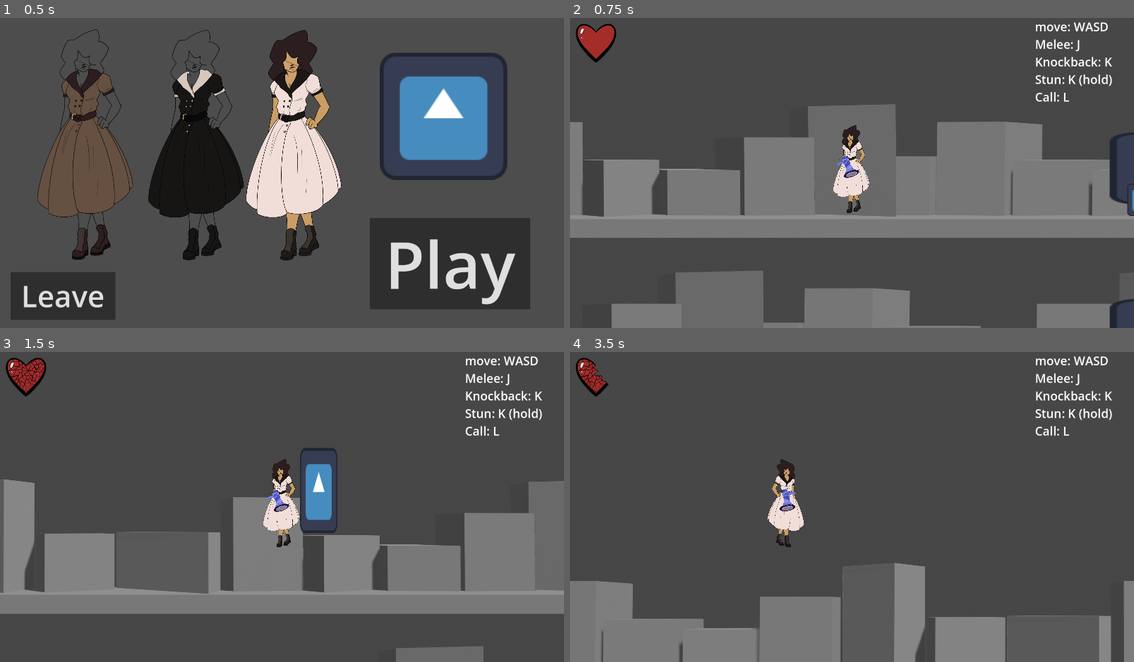
Above: before the commit, frames 1-4 (two rows, left to right).
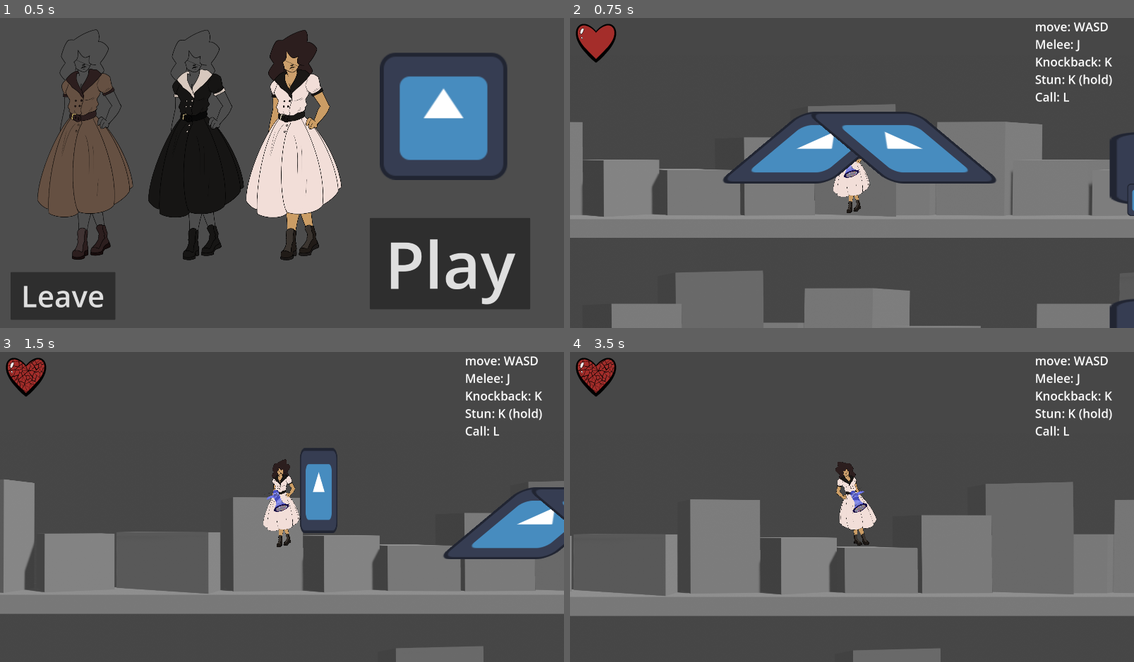
Above: after the commit, the same moments.

Repository: MaddMavv/Project-Doll-House
Game: Godot game, scene res://main menu.tscn
The game is run twice, just before and just after one commit, with the same random seed, the same clock (stepped at 60 frames per second) and the same inputs. The engine's default icon, where the game draws it, is replaced by a stand-in: a white triangle on a blue panel in a dark square.
Inputs:
- Up to frame 1 (0.5 s): no input
- Up to frame 2 (0.75 s): click "Play" at 0.5 s
- Up to frame 3 (1.5 s): tap Enter (ui_accept) at 1.25 s; hold Right (ui_right) from 1.28 s (still down); tap K (attack) at 1.35 s
- Up to frame 4 (3.5 s): tap Enter (ui_accept) at 1.52, 2.27 s; tap K (attack) at 2.1, 3.05 s; release Right (ui_right) at 2.78 s; hold Left (ui_left) from 2.78 s (still down); tap J (melee) at 2.85 s

Frame 1 is identical in both runs. In frame 2, 7.3% of the frame differs, in the area x 27-76%, y 30-54%; in frame 3, 3.2%; in frame 4, 35%, in the area x 0-100%, y 1-100%.

Commit message:
warns you of trains now

Diff:
--- a/First Prototype copy 2/Level.gd
+++ b/First Prototype copy 2/Level.gd
@@ -4,6 +4,7 @@
 var knock = preload("res://knockback_projectile.tscn")
 var stun = preload("res://stun_projectile.tscn")
 var train = preload("res://train.tscn")
+var warn = preload("res://warning.tscn")
 var player
 var pain = false
 var howLong = 0;
@@ -34,16 +35,32 @@
 			print("cool ig")
 			stunAttack();
 		pain = false;
-		howLong = 0;
-	trainWait += 1;
-	if trainWait == 100:
-		whichTrain = randi_range(1,3)
-		var trainTemp = train.instantiate()
-		add_child(trainTemp)
-		if whichTrain == 1:
-			trainTemp.position = Vector2(6807, -244)
-		if whichTrain == 2:
-			trainTemp.position = Vector2(6807, 325)
-		if whichTrain == 3:
-			trainTemp.position = Vector2(6807, 894)
-		trainWait = 0
+
+
+
+func _on_train_moment_timeout():
+	var trainTemp = train.instantiate()
+	add_child(trainTemp)
+	if whichTrain == 1:
+		trainTemp.position = Vector2(6807, -244)
+	if whichTrain == 2:
+		trainTemp.position = Vector2(6807, 325)
+	if whichTrain == 3:
+		trainTemp.position = Vector2(6807, 894)
+
+	$Warning.start()
+
+func _on_warning_timeout():
+	whichTrain = randi_range(1,3)
+	var warnTemp = warn.instantiate()
+	add_child(warnTemp)
+	player = get_node("../world/BarB")
+
+	if whichTrain == 1:
+		warnTemp.position = Vector2(player.position.x, -254)
+	elif whichTrain == 2:
+		warnTemp.position = Vector2(player.position.x, 315)
+	elif whichTrain == 3:
+		warnTemp.position = Vector2(player.position.x, 884)
+
+	$TrainMoment.start()
--- a/First Prototype copy 2/Level.tscn
+++ b/First Prototype copy 2/Level.tscn
@@ -11,6 +11,7 @@
 [ext_resource type="Texture2D" uid="uid://c0etm0pbcbkcv" path="res://assests/ow3.png" id="9_bahfv"]
 [ext_resource type="Script" path="res://health.gd" id="10_qka28"]
 [ext_resource type="PackedScene" uid="uid://cj6b2lg5ei1s2" path="res://train.tscn" id="11_84rjj"]
+[ext_resource type="PackedScene" uid="uid://cxcj25w823gqj" path="res://warning.tscn" id="12_l47m2"]
 
 [sub_resource type="RectangleShape2D" id="RectangleShape2D_c2egh"]
 size = Vector2(263.5, 8044.75)
@@ -165,7 +166,6 @@
 
 [node name="CollisionShape2D2" type="CollisionShape2D" parent="Gray/Shelf 1/NonTexturedLevel2/Boxs/self"]
 position = Vector2(-117.472, -2738.09)
-scale = Vector2(1, 1)
 shape = SubResource("RectangleShape2D_c2egh")
 
 [node name="CollisionShape2D28" type="CollisionShape2D" parent="Gray/Shelf 1/NonTexturedLevel2/Boxs/self"]
@@ -181,79 +181,66 @@
 
 [node name="CollisionShape2D30" type="CollisionShape2D" parent="Gray/Shelf 1/NonTexturedLevel2/Boxs/StaticBody2D2"]
 position = Vector2(117, 771.277)
-scale = Vector2(1, 1)
 shape = SubResource("RectangleShape2D_hkowt")
 one_way_collision = true
 
 [node name="CollisionShape2D" type="CollisionShape2D" parent="Gray/Shelf 1/NonTexturedLevel2/Boxs/StaticBody2D2"]
 position = Vector2(597.732, 554.474)
-scale = Vector2(1, 1)
 shape = SubResource("RectangleShape2D_0ptvq")
 one_way_collision = true
 
 [node name="CollisionShape2D3" type="CollisionShape2D" parent="Gray/Shelf 1/NonTexturedLevel2/Boxs/StaticBody2D2"]
 position = Vector2(1088.25, 787.84)
-scale = Vector2(1, 1)
 shape = SubResource("RectangleShape2D_td5n8")
 one_way_collision = true
 
 [node name="CollisionShape2D6" type="CollisionShape2D" parent="Gray/Shelf 1/NonTexturedLevel2/Boxs/StaticBody2D2"]
 position = Vector2(1537.24, 851.031)
-scale = Vector2(1, 1)
 shape = SubResource("RectangleShape2D_81mux")
 one_way_collision = true
 
 [node name="CollisionShape2D7" type="CollisionShape2D" parent="Gray/Shelf 1/NonTexturedLevel2/Boxs/StaticBody2D2"]
 position = Vector2(2068.04, 631.812)
-scale = Vector2(1, 1)
 shape = SubResource("RectangleShape2D_tjtn3")
 one_way_collision = true
 
 [node name="CollisionShape2D17" type="CollisionShape2D" parent="Gray/Shelf 1/NonTexturedLevel2/Boxs/StaticBody2D2"]
 position = Vector2(2617.76, 427.06)
-scale = Vector2(1, 1)
 shape = SubResource("RectangleShape2D_6dhhc")
 one_way_collision = true
 
 [node name="CollisionShape2D8" type="CollisionShape2D" parent="Gray/Shelf 1/NonTexturedLevel2/Boxs/StaticBody2D2"]
 position = Vector2(3164.69, 776.152)
-scale = Vector2(1, 1)
 shape = SubResource("RectangleShape2D_1oofy")
 one_way_collision = true
 
 [node name="CollisionShape2D9" type="CollisionShape2D" parent="Gray/Shelf 1/NonTexturedLevel2/Boxs/StaticBody2D2"]
 position = Vector2(3782.92, 763.362)
-scale = Vector2(1, 1)
 shape = SubResource("RectangleShape2D_r3fd0")
 one_way_collision = true
 
 [node name="CollisionShape2D10" type="CollisionShape2D" parent="Gray/Shelf 1/NonTexturedLevel2/Boxs/StaticBody2D2"]
 position = Vector2(4402.66, 529.436)
-scale = Vector2(1, 1)
 shape = SubResource("RectangleShape2D_gve6h")
 one_way_collision = true
 
 [node name="CollisionShape2D11" type="CollisionShape2D" parent="Gray/Shelf 1/NonTexturedLevel2/Boxs/StaticBody2D2"]
 position = Vector2(4930.5, 779.539)
-scale = Vector2(1, 1)
 shape = SubResource("RectangleShape2D_08v14")
 one_way_collision = true
 
 [node name="CollisionShape2D12" type="CollisionShape2D" parent="Gray/Shelf 1/NonTexturedLevel2/Boxs/StaticBody2D2"]
 position = Vector2(5455.56, 850.815)
-scale = Vector2(1, 1)
 shape = SubResource("RectangleShape2D_ulfob")
 one_way_collision = true
 
 [node name="CollisionShape2D15" type="CollisionShape2D" parent="Gray/Shelf 1/NonTexturedLevel2/Boxs/StaticBody2D2"]
 position = Vector2(5886.01, 630.143)
-scale = Vector2(1, 1)
 shape = SubResource("RectangleShape2D_bfkml")
 one_way_collision = true
 
 [node name="CollisionShape2D16" type="CollisionShape2D" parent="Gray/Shelf 1/NonTexturedLevel2/Boxs/StaticBody2D2"]
 position = Vector2(6409.02, 425.754)
-scale = Vector2(1, 1)
 shape = SubResource("RectangleShape2D_4n4es")
 one_way_collision = true
 
@@ -277,25 +264,21 @@
 
 [node name="CollisionShape2D30" type="CollisionShape2D" parent="Gray/Shelf 1/NonTexturedLevel5/Boxs/StaticBody2D2"]
 position = Vector2(111.71, 764.044)
-scale = Vector2(1, 1)
 shape = SubResource("RectangleShape2D_8vpkb")
 one_way_collision = true
 
 [node name="CollisionShape2D" type="CollisionShape2D" parent="Gray/Shelf 1/NonTexturedLevel5/Boxs/StaticBody2D2"]
 position = Vector2(595.834, 535.73)
-scale = Vector2(1, 1)
 shape = SubResource("RectangleShape2D_sjbbk")
 one_way_collision = true
 
 [node name="CollisionShape2D3" type="CollisionShape2D" parent="Gray/Shelf 1/NonTexturedLevel5/Boxs/StaticBody2D2"]
 position = Vector2(1088.25, 777.757)
-scale = Vector2(1, 1)
 shape = SubResource("RectangleShape2D_oyq4e")
 one_way_collision = true
 
 [node name="CollisionShape2D6" type="CollisionShape2D" parent="Gray/Shelf 1/NonTexturedLevel5/Boxs/StaticBody2D2"]
 position = Vector2(1539.48, 854.37)
-scale = Vector2(1, 1)
 shape = SubResource("RectangleShape2D_dgcif")
 one_way_collision = true
 
@@ -311,7 +294,6 @@
 
 [node name="CollisionShape2D8" type="CollisionShape2D" parent="Gray/Shelf 1/NonTexturedLevel5/Boxs/StaticBody2D2"]
 position = Vector2(3164.15, 770.588)
-scale = Vector2(1, 1)
 shape = SubResource("RectangleShape2D_55dyn")
 one_way_collision = true
 
@@ -332,25 +314,21 @@
 
 [node name="CollisionShape2D12" type="CollisionShape2D" parent="Gray/Shelf 1/NonTexturedLevel5/Boxs/StaticBody2D2"]
 position = Vector2(5455.37, 847.693)
-scale = Vector2(1, 1)
 shape = SubResource("RectangleShape2D_x46jd")
 one_way_collision = true
 
 [node name="CollisionShape2D13" type="CollisionShape2D" parent="Gray/Shelf 1/NonTexturedLevel5/Boxs/StaticBody2D2"]
 position = Vector2(6899.01, 772.92)
-scale = Vector2(1, 1)
 shape = SubResource("RectangleShape2D_k7swm")
 one_way_collision = true
 
 [node name="CollisionShape2D15" type="CollisionShape2D" parent="Gray/Shelf 1/NonTexturedLevel5/Boxs/StaticBody2D2"]
 position = Vector2(6405.69, 425.731)
-scale = Vector2(1, 1)
 shape = SubResource("RectangleShape2D_6rg8g")
 one_way_collision = true
 
 [node name="CollisionShape2D16" type="CollisionShape2D" parent="Gray/Shelf 1/NonTexturedLevel5/Boxs/StaticBody2D2"]
 position = Vector2(5888.33, 646.063)
-scale = Vector2(1, 1)
 shape = SubResource("RectangleShape2D_igdwl")
 one_way_collision = true
 
@@ -380,79 +358,66 @@
 
 [node name="CollisionShape2D30" type="CollisionShape2D" parent="Gray/Shelf 2/NonTexturedLevel2/Boxs/StaticBody2D2"]
 position = Vector2(117, 771.277)
-scale = Vector2(1, 1)
 shape = SubResource("RectangleShape2D_hkowt")
 one_way_collision = true
 
 [node name="CollisionShape2D" type="CollisionShape2D" parent="Gray/Shelf 2/NonTexturedLevel2/Boxs/StaticBody2D2"]
 position = Vector2(597.732, 554.474)
-scale = Vector2(1, 1)
 shape = SubResource("RectangleShape2D_0ptvq")
 one_way_collision = true
 
 [node name="CollisionShape2D3" type="CollisionShape2D" parent="Gray/Shelf 2/NonTexturedLevel2/Boxs/StaticBody2D2"]
 position = Vector2(1088.25, 776.644)
-scale = Vector2(1, 1)
 shape = SubResource("RectangleShape2D_mtsp6")
 one_way_collision = true
 
 [node name="CollisionShape2D6" type="CollisionShape2D" parent="Gray/Shelf 2/NonTexturedLevel2/Boxs/StaticBody2D2"]
 position = Vector2(1537.24, 851.031)
-scale = Vector2(1, 1)
 shape = SubResource("RectangleShape2D_81mux")
 one_way_collision = true
 
 [node name="CollisionShape2D7" type="CollisionShape2D" parent="Gray/Shelf 2/NonTexturedLevel2/Boxs/StaticBody2D2"]
 position = Vector2(2068.04, 631.812)
-scale = Vector2(1, 1)
 shape = SubResource("RectangleShape2D_tjtn3")
 one_way_collision = true
 
 [node name="CollisionShape2D17" type="CollisionShape2D" parent="Gray/Shelf 2/NonTexturedLevel2/Boxs/StaticBody2D2"]
 position = Vector2(2617.76, 427.06)
-scale = Vector2(1, 1)
 shape = SubResource("RectangleShape2D_6dhhc")
 one_way_collision = true
 
 [node name="CollisionShape2D8" type="CollisionShape2D" parent="Gray/Shelf 2/NonTexturedLevel2/Boxs/StaticBody2D2"]
 position = Vector2(3164.69, 776.152)
-scale = Vector2(1, 1)
 shape = SubResource("RectangleShape2D_1oofy")
 one_way_collision = true
 
 [node name="CollisionShape2D9" type="CollisionShape2D" parent="Gray/Shelf 2/NonTexturedLevel2/Boxs/StaticBody2D2"]
 position = Vector2(3782.92, 763.362)
-scale = Vector2(1, 1)
 shape = SubResource("RectangleShape2D_r3fd0")
 one_way_collision = true
 
 [node name="CollisionShape2D10" type="CollisionShape2D" parent="Gray/Shelf 2/NonTexturedLevel2/Boxs/StaticBody2D2"]
 position = Vector2(4402.66, 529.436)
-scale = Vector2(1, 1)
 shape = SubResource("RectangleShape2D_gve6h")
 one_way_collision = true
 
 [node name="CollisionShape2D11" type="CollisionShape2D" parent="Gray/Shelf 2/NonTexturedLevel2/Boxs/StaticBody2D2"]
 position = Vector2(4930.5, 779.539)
-scale = Vector2(1, 1)
 shape = SubResource("RectangleShape2D_08v14")
 one_way_collision = true
 
 [node name="CollisionShape2D12" type="CollisionShape2D" parent="Gray/Shelf 2/NonTexturedLevel2/Boxs/StaticBody2D2"]
 position = Vector2(5455.56, 850.815)
-scale = Vector2(1, 1)
 shape = SubResource("RectangleShape2D_ulfob")
 one_way_collision = true
 
 [node name="CollisionShape2D15" type="CollisionShape2D" parent="Gray/Shelf 2/NonTexturedLevel2/Boxs/StaticBody2D2"]
 position = Vector2(5886.01, 630.143)
-scale = Vector2(1, 1)
 shape = SubResource("RectangleShape2D_bfkml")
 one_way_collision = true
 
 [node name="CollisionShape2D16" type="CollisionShape2D" parent="Gray/Shelf 2/NonTexturedLevel2/Boxs/StaticBody2D2"]
 position = Vector2(6409.02, 425.754)
-scale = Vector2(1, 1)
 shape = SubResource("RectangleShape2D_4n4es")
 one_way_collision = true
 
@@ -478,25 +443,21 @@
 
 [node name="CollisionShape2D30" type="CollisionShape2D" parent="Gray/Shelf 2/NonTexturedLevel5/Boxs/StaticBody2D2"]
 position = Vector2(111.71, 764.044)
-scale = Vector2(1, 1)
 shape = SubResource("RectangleShape2D_8vpkb")
 one_way_collision = true
 
 [node name="CollisionShape2D" type="CollisionShape2D" parent="Gray/Shelf 2/NonTexturedLevel5/Boxs/StaticBody2D2"]
 position = Vector2(595.834, 535.73)
-scale = Vector2(1, 1)
 shape = SubResource("RectangleShape2D_sjbbk")
 one_way_collision = true
 
 [node name="CollisionShape2D3" type="CollisionShape2D" parent="Gray/Shelf 2/NonTexturedLevel5/Boxs/StaticBody2D2"]
 position = Vector2(1088.25, 777.757)
-scale = Vector2(1, 1)
 shape = SubResource("RectangleShape2D_oyq4e")
 one_way_collision = true
 
 [node name="CollisionShape2D6" type="CollisionShape2D" parent="Gray/Shelf 2/NonTexturedLevel5/Boxs/StaticBody2D2"]
 position = Vector2(1539.48, 854.37)
-scale = Vector2(1, 1)
 shape = SubResource("RectangleShape2D_dgcif")
 one_way_collision = true
 
@@ -512,7 +473,6 @@
 
 [node name="CollisionShape2D8" type="CollisionShape2D" parent="Gray/Shelf 2/NonTexturedLevel5/Boxs/StaticBody2D2"]
 position = Vector2(3164.15, 770.588)
-scale = Vector2(1, 1)
 shape = SubResource("RectangleShape2D_55dyn")
 one_way_collision = true
 
@@ -533,25 +493,21 @@
 
 [node name="CollisionShape2D12" type="CollisionShape2D" parent="Gray/Shelf 2/NonTexturedLevel5/Boxs/StaticBody2D2"]
 position = Vector2(5455.37, 847.693)
-scale = Vector2(1, 1)
 shape = SubResource("RectangleShape2D_x46jd")
 one_way_collision = true
 
 [node name="CollisionShape2D13" type="CollisionShape2D" parent="Gray/Shelf 2/NonTexturedLevel5/Boxs/StaticBody2D2"]
 position = Vector2(6899.01, 772.92)
-scale = Vector2(1, 1)
 shape = SubResource("RectangleShape2D_k7swm")
 one_way_collision = true
 
 [node name="CollisionShape2D15" type="CollisionShape2D" parent="Gray/Shelf 2/NonTexturedLevel5/Boxs/StaticBody2D2"]
 position = Vector2(6405.69, 425.731)
-scale = Vector2(1, 1)
 shape = SubResource("RectangleShape2D_6rg8g")
 one_way_collision = true
 
 [node name="CollisionShape2D16" type="CollisionShape2D" parent="Gray/Shelf 2/NonTexturedLevel5/Boxs/StaticBody2D2"]
 position = Vector2(5888.33, 646.063)
-scale = Vector2(1, 1)
 shape = SubResource("RectangleShape2D_igdwl")
 one_way_collision = true
 
@@ -581,79 +537,66 @@
 
 [node name="CollisionShape2D30" type="CollisionShape2D" parent="Gray/Shelf 3/NonTexturedLevel2/Boxs/StaticBody2D2"]
 position = Vector2(117, 771.277)
-scale = Vector2(1, 1)
 shape = SubResource("RectangleShape2D_hkowt")
 one_way_collision = true
 
 [node name="CollisionShape2D" type="CollisionShape2D" parent="Gray/Shelf 3/NonTexturedLevel2/Boxs/StaticBody2D2"]
 position = Vector2(597.732, 554.474)
-scale = Vector2(1, 1)
 shape = SubResource("RectangleShape2D_0ptvq")
 one_way_collision = true
 
 [node name="CollisionShape2D3" type="CollisionShape2D" parent="Gray/Shelf 3/NonTexturedLevel2/Boxs/StaticBody2D2"]
 position = Vector2(1088.25, 776.644)
-scale = Vector2(1, 1)
 shape = SubResource("RectangleShape2D_mtsp6")
 one_way_collision = true
 
 [node name="CollisionShape2D6" type="CollisionShape2D" parent="Gray/Shelf 3/NonTexturedLevel2/Boxs/StaticBody2D2"]
 position = Vector2(1537.24, 851.031)
-scale = Vector2(1, 1)
 shape = SubResource("RectangleShape2D_81mux")
 one_way_collision = true
 
 [node name="CollisionShape2D7" type="CollisionShape2D" parent="Gray/Shelf 3/NonTexturedLevel2/Boxs/StaticBody2D2"]
 position = Vector2(2068.04, 631.812)
-scale = Vector2(1, 1)
 shape = SubResource("RectangleShape2D_tjtn3")
 one_way_collision = true
 
 [node name="CollisionShape2D17" type="CollisionShape2D" parent="Gray/Shelf 3/NonTexturedLevel2/Boxs/StaticBody2D2"]
 position = Vector2(2617.76, 427.06)
-scale = Vector2(1, 1)
 shape = SubResource("RectangleShape2D_6dhhc")
 one_way_collision = true
 
 [node name="CollisionShape2D8" type="CollisionShape2D" parent="Gray/Shelf 3/NonTexturedLevel2/Boxs/StaticBody2D2"]
 position = Vector2(3164.69, 776.152)
-scale = Vector2(1, 1)
 shape = SubResource("RectangleShape2D_1oofy")
 one_way_collision = true
 
 [node name="CollisionShape2D9" type="CollisionShape2D" parent="Gray/Shelf 3/NonTexturedLevel2/Boxs/StaticBody2D2"]
 position = Vector2(3782.92, 763.362)
-scale = Vector2(1, 1)
 shape = SubResource("RectangleShape2D_r3fd0")
 one_way_collision = true
 
 [node name="CollisionShape2D10" type="CollisionShape2D" parent="Gray/Shelf 3/NonTexturedLevel2/Boxs/StaticBody2D2"]
 position = Vector2(4402.66, 529.436)
-scale = Vector2(1, 1)
 shape = SubResource("RectangleShape2D_gve6h")
 one_way_collision = true
 
 [node name="CollisionShape2D11" type="CollisionShape2D" parent="Gray/Shelf 3/NonTexturedLevel2/Boxs/StaticBody2D2"]
 position = Vector2(4930.5, 779.539)
-scale = Vector2(1, 1)
 shape = SubResource("RectangleShape2D_08v14")
 one_way_collision = true
 
 [node name="CollisionShape2D12" type="CollisionShape2D" parent="Gray/Shelf 3/NonTexturedLevel2/Boxs/StaticBody2D2"]
 position = Vector2(5455.56, 850.815)
-scale = Vector2(1, 1)
 shape = SubResource("RectangleShape2D_ulfob")
 one_way_collision = true
 
 [node name="CollisionShape2D15" type="CollisionShape2D" parent="Gray/Shelf 3/NonTexturedLevel2/Boxs/StaticBody2D2"]
 position = Vector2(5886.01, 630.143)
-scale = Vector2(1, 1)
 shape = SubResource("RectangleShape2D_bfkml")
 one_way_collision = true
 
 [node name="CollisionShape2D16" type="CollisionShape2D" parent="Gray/Shelf 3/NonTexturedLevel2/Boxs/StaticBody2D2"]
 position = Vector2(6409.02, 425.754)
-scale = Vector2(1, 1)
 shape = SubResource("RectangleShape2D_4n4es")
 one_way_collision = true
 
@@ -679,25 +622,21 @@
 
 [node name="CollisionShape2D30" type="CollisionShape2D" parent="Gray/Shelf 3/NonTexturedLevel5/Boxs/StaticBody2D2"]
 position = Vector2(111.71, 764.044)
-scale = Vector2(1, 1)
 shape = SubResource("RectangleShape2D_8vpkb")
 one_way_collision = true
 
 [node name="CollisionShape2D" type="CollisionShape2D" parent="Gray/Shelf 3/NonTexturedLevel5/Boxs/StaticBody2D2"]
 position = Vector2(595.834, 535.73)
-scale = Vector2(1, 1)
 shape = SubResource("RectangleShape2D_sjbbk")
 one_way_collision = true
 
 [node name="CollisionShape2D3" type="CollisionShape2D" parent="Gray/Shelf 3/NonTexturedLevel5/Boxs/StaticBody2D2"]
 position = Vector2(1088.25, 777.757)
-scale = Vector2(1, 1)
 shape = SubResource("RectangleShape2D_oyq4e")
 one_way_collision = true
 
 [node name="CollisionShape2D6" type="CollisionShape2D" parent="Gray/Shelf 3/NonTexturedLevel5/Boxs/StaticBody2D2"]
 position = Vector2(1539.48, 854.37)
-scale = Vector2(1, 1)
 shape = SubResource("RectangleShape2D_dgcif")
 one_way_collision = true
 
@@ -713,7 +652,6 @@
 
 [node name="CollisionShape2D8" type="CollisionShape2D" parent="Gray/Shelf 3/NonTexturedLevel5/Boxs/StaticBody2D2"]
 position = Vector2(3164.15, 770.588)
-scale = Vector2(1, 1)
 shape = SubResource("RectangleShape2D_55dyn")
 one_way_collision = true
 
@@ -734,25 +672,21 @@
 
 [node name="CollisionShape2D12" type="CollisionShape2D" parent="Gray/Shelf 3/NonTexturedLevel5/Boxs/StaticBody2D2"]
 position = Vector2(5455.37, 847.693)
-scale = Vector2(1, 1)
 shape = SubResource("RectangleShape2D_x46jd")
 one_way_collision = true
 
 [node name="CollisionShape2D13" type="CollisionShape2D" parent="Gray/Shelf 3/NonTexturedLevel5/Boxs/StaticBody2D2"]
 position = Vector2(6899.01, 772.92)
-scale = Vector2(1, 1)
 shape = SubResource("RectangleShape2D_k7swm")
 one_way_collision = true
 
 [node name="CollisionShape2D15" type="CollisionShape2D" parent="Gray/Shelf 3/NonTexturedLevel5/Boxs/StaticBody2D2"]
 position = Vector2(6405.69, 425.731)
-scale = Vector2(1, 1)
 shape = SubResource("RectangleShape2D_6rg8g")
 one_way_collision = true
 
 [node name="CollisionShape2D16" type="CollisionShape2D" parent="Gray/Shelf 3/NonTexturedLevel5/Boxs/StaticBody2D2"]
 position = Vector2(5888.33, 646.063)
-scale = Vector2(1, 1)
 shape = SubResource("RectangleShape2D_igdwl")
 one_way_collision = true
 
@@ -803,3 +737,18 @@
 
 [node name="Train3" parent="." instance=ExtResource("11_84rjj")]
 position = Vector2(6807, 894)
+
+[node name="Node2D" parent="." instance=ExtResource("12_l47m2")]
+position = Vector2(3066, -315)
+
+[node name="Warning" type="Timer" parent="."]
+wait_time = 3.0
+one_shot = true
+autostart = true
+
+[node name="TrainMoment" type="Timer" parent="."]
+wait_time = 2.0
+one_shot = true
+
+[connection signal="timeout" from="Warning" to="." method="_on_warning_timeout"]
+[connection signal="timeout" from="TrainMoment" to="." method="_on_train_moment_timeout"]
--- a/First Prototype copy 2/train.gd
+++ b/First Prototype copy 2/train.gd
@@ -7,8 +7,7 @@
 var gravity = ProjectSettings.get_setting("physics/2d/default_gravity")
 # Called when the node enters the scene tree for the first time.
 func _ready():
-	pass # Replace with function body.
-
+	pass;
 
 # Called every frame. 'delta' is the elapsed time since the previous frame.
 func _process(delta):
--- /dev/null
+++ b/First Prototype copy 2/warning.gd
@@ -0,0 +1,25 @@
+extends Node2D
+
+var vis = true;
+# Called when the node enters the scene tree for the first time.
+func _ready():
+	pass # Replace with function body.
+
+
+# Called every frame. 'delta' is the elapsed time since the previous frame.
+func _process(delta):
+	pass
+
+
+
+func _on_timer_timeout():
+	if vis == true:
+		self.visible = false
+		vis = false
+	else:
+		self.visible = true
+		vis = true
+
+
+func _on_timer_2_timeout():
+	queue_free()
--- /dev/null
+++ b/First Prototype copy 2/warning.tscn
@@ -0,0 +1,29 @@
+[gd_scene load_steps=3 format=3 uid="uid://cxcj25w823gqj"]
+
+[ext_resource type="Script" path="res://warning.gd" id="1_7hwv4"]
+[ext_resource type="Texture2D" uid="uid://hv6m2mpjrh6t" path="res://icon.svg" id="1_n68ba"]
+
+[node name="Node2D" type="Node2D"]
+scale = Vector2(3, 3)
+script = ExtResource("1_7hwv4")
+
+[node name="Icon" type="Sprite2D" parent="."]
+position = Vector2(-50, 0)
+skew = 0.872665
+texture = ExtResource("1_n68ba")
+
+[node name="Icon2" type="Sprite2D" parent="."]
+position = Vector2(50, 0)
+skew = -0.872665
+texture = ExtResource("1_n68ba")
+
+[node name="Timer" type="Timer" parent="."]
+wait_time = 0.2
+autostart = true
+
+[node name="Timer2" type="Timer" parent="."]
+wait_time = 2.0
+autostart = true
+
+[connection signal="timeout" from="Timer" to="." method="_on_timer_timeout"]
+[connection signal="timeout" from="Timer2" to="." method="_on_timer_2_timeout"]
Not shown: 1 places in First Prototype copy 2/Level.tscn that only renumber resources
Not shown, added: First Prototype copy 2/assests/mixkit-toy-train-whistle-1631.wav.import
Not shown, changed: .DS_Store
Not shown, changed: First Prototype copy 2/.DS_Store
Not shown, changed: First Prototype copy 2/assests/.DS_Store
Not shown, added: First Prototype copy 2/assests/mixkit-toy-train-whistle-1631.wav
